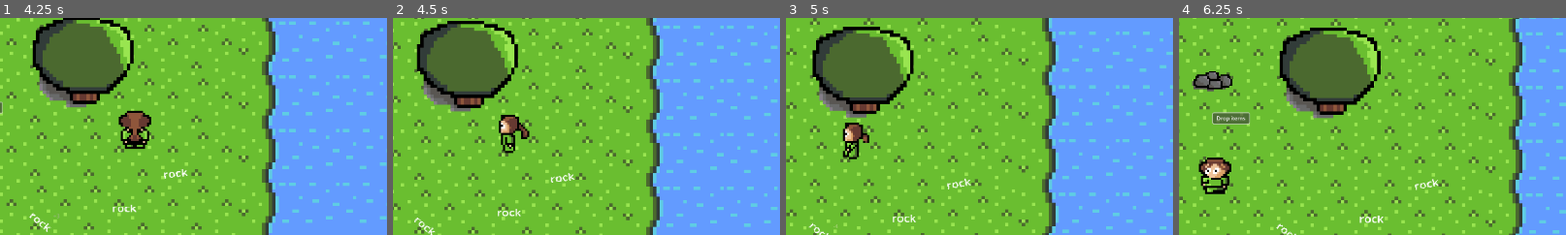
Above: before the commit, frames 1-4 (left to right).
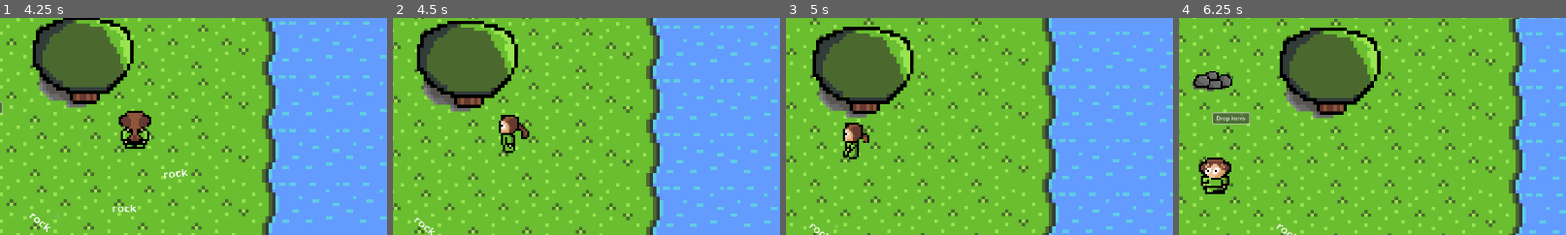
Above: after the commit, the same moments.

Repository: aubindetrez/DigitalReborn
Game: Godot game, scene res://scenes/main_scene.tscn
Two runs of this game, one before a commit and one after it. Both use one fixed random seed, a clock stepped at 60 frames per second and the inputs below. Sound files missing from this copy of the repository are replaced by a short silence.
Inputs:
- Up to frame 1 (4.25 s): click "Drop items" at 0.5 s; tap Enter (ui_accept) at 1.25, 1.52, 2.27, 3.77 s; hold Right (ui_right) 1.28-2.03 s; hold Down (ui_down) 2.03-2.78 s; hold Right (ui_right) 2.78-3.53 s; hold Up (ui_up) from 3.53 s (still down)
- Up to frame 2 (4.5 s): release Up (ui_up) at 4.28 s; hold Left (ui_left) from 4.28 s (still down)
- Up to frame 3 (5 s): keep holding Left (ui_left); tap Enter (ui_accept) at 4.52 s
- Up to frame 4 (6.25 s): tap Enter (ui_accept) at 5.27 s; release Left (ui_left) at 5.78 s; hold Down (ui_down) from 5.78 s (still down)
The pictures show only the part of the screen within x 38-88%, y 30-80%; the shares and areas given below are measured in that part.

Frame 1 is identical in both runs. In frame 2, 0.2% of the frame differs, in the area x 27-47%, y 71-92%; in frame 3, 0.2%; in frame 4, 0.3%, in the area x 46-68%, y 74-95%.

Commit message:
Spawn crafted object and remove material (consumed by the craft)

Diff:
--- a/scenes/CraftManager.gd
+++ b/scenes/CraftManager.gd
@@ -4,6 +4,7 @@
 @onready var audio = $AudioStreamPlayer
 @export var mp3_crafting: AudioStreamMP3
 @export var mp3_success: AudioStreamMP3
+
 var list: Dictionary = {} # List of all dropped item and what items they are colliding with
 
 func add_item(item: DroppedItem):
@@ -13,6 +14,9 @@
 	return list.has(item)
 func rm_item(item: DroppedItem):
 	list.erase(item)
+	# Remove all it's connections
+	for key in list:
+		list[key].erase(item)
 func add_link(a: DroppedItem, b: DroppedItem) -> bool:
 	add_item(a)
 	add_item(b)
@@ -22,8 +26,10 @@
 	list[b][a] = 1
 	return true
 func rm_link(a: DroppedItem, b: DroppedItem):
-	list[a].erase(b)
-	list[b].erase(a)
+	if list.has(a):
+		list[a].erase(b)
+	if list.has(b):
+		list[b].erase(a)
 func get_all_link(item: DroppedItem):
 	var arr: Array[String] = []
 	var merged = {item: item} # Start with the item itself
@@ -50,11 +56,30 @@
 		audio.stream = mp3_crafting
 		audio.play()
 		await audio.finished
+
 		var names: Array[String] = get_all_link(item1)
-		print("Item craft: ", name, " => ", get_craft(names))
-		# TODO instanciate the new object
+		var new_name = get_craft(names)
+		print("Item craft: ", name, " => ", new_name)
 		audio.stream = mp3_success
 		audio.play()
+		instanciate_and_cleanup(new_name, item1, item2)
+
+# Delete both 'item1' and 'item2' and instanciate 'new_name'
+func instanciate_and_cleanup(new_name: String, item1: DroppedItem, item2: DroppedItem):
+	# Will spawn the new item between the two others
+	var pos = item1.get_parent().global_position.lerp(item2.get_parent().global_position, 0.5)
+	var friction = int((item1.get_parent().friction+item2.get_parent().friction)/2.0)
+	rm_item(item1)
+	item1.get_parent().queue_free()
+	rm_item(item2)
+	item2.get_parent().queue_free()
+	# Instanciate the result for the craft
+	var drop_scene = preload("res://dropped_item.tscn")
+	var instance = drop_scene.instantiate()
+	instance.global_position = pos
+	instance.friction = friction
+	instance.item_name = new_name
+	get_parent().add_child(instance)
 
 # Will make sure item1 and item2 are no longer in the same entry of 'groups'
 func _callback_rm_collision(item1: DroppedItem, item2: DroppedItem):
